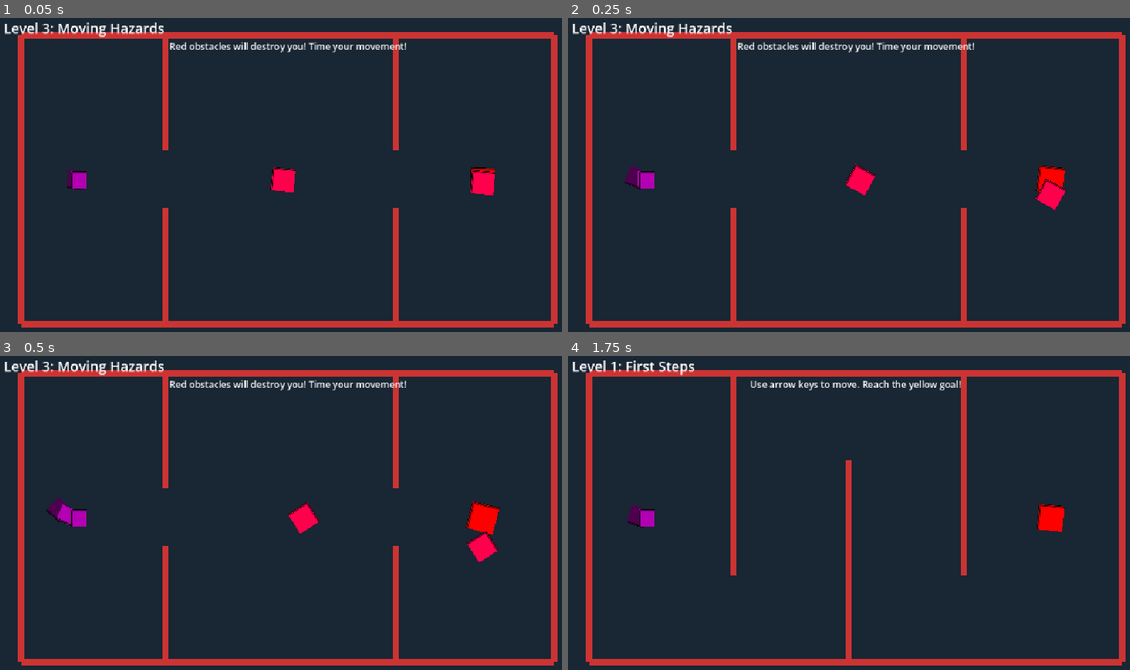
Above: before the commit, frames 1-4 (two rows, left to right).
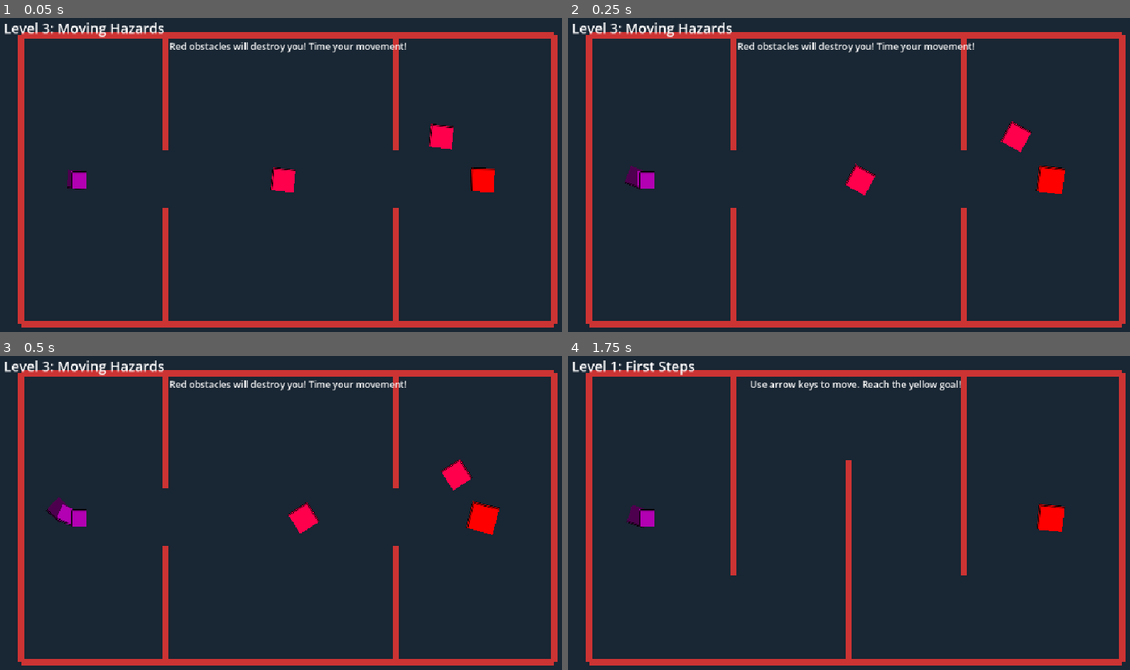
Above: after the commit, the same moments.

Repository: josephhagancreative/rotasnake
Game: Godot game, scene res://levels/Level3.tscn
The game is run twice, just before and just after one commit, with the same random seed, the same clock (stepped at 60 frames per second) and the same inputs. This scene is started directly instead of the project's main scene.
Inputs:
- Up to frame 1 (0.05 s): no input
- Up to frame 2 (0.25 s): no input
- Up to frame 3 (0.5 s): no input
- Up to frame 4 (1.75 s): tap Enter (ui_accept) at 0.5, 0.77, 1.52 s; hold Right (ui_right) 0.53-1.28 s; hold Down (ui_down) from 1.28 s (still down)

The runs differ from the first frame. In frame 1, 0.6% of the frame differs, in the area x 76-89%, y 33-57%; in frame 2, 0.6%; in frame 3, 0.6%; in frame 4, nothing differs.

Commit message:
Update levels 1-3

Diff:
--- a/BaseLevel.tscn
+++ b/BaseLevel.tscn
@@ -1,6 +1,6 @@
-[gd_scene load_steps=4 format=3]
+[gd_scene load_steps=4 format=3 uid="uid://3qrl1u48x8q"]
 
-[ext_resource type="Script" path="res://BaseLevel.gd" id="1"]
+[ext_resource type="Script" uid="uid://cbp0251bhf1bp" path="res://BaseLevel.gd" id="1"]
 [ext_resource type="PackedScene" path="res://Goal.tscn" id="2"]
 
 [sub_resource type="LabelSettings" id="LabelSettings_1"]
--- a/Goal.tscn
+++ b/Goal.tscn
@@ -1,6 +1,6 @@
-[gd_scene load_steps=4 format=3]
+[gd_scene load_steps=4 format=3 uid="uid://dkuo3dr0qemao"]
 
-[ext_resource type="Script" path="res://Goal.gd" id="1"]
+[ext_resource type="Script" uid="uid://spt1n08pefw3" path="res://Goal.gd" id="1"]
 
 [sub_resource type="RectangleShape2D" id="RectangleShape2D_1"]
 size = Vector2(40, 40)
--- a/MovingObstacle.gd
+++ b/MovingObstacle.gd
@@ -2,7 +2,7 @@
 class_name MovingObstacle
 
 @export var move_speed = 100.0
-@export var move_pattern = "horizontal"  # "horizontal", "vertical", "circular"
+@export var move_pattern = "horizontal"  # "horizontal", "vertical", "circular", "square"
 @export var move_distance = 200.0
 
 @onready var sprite = $Sprite2D
@@ -12,6 +12,8 @@
 var start_position: Vector2
 var time: float = 0.0
 var direction: int = 1
+var square_phase: int = 0  # 0=right, 1=down, 2=left, 3=up
+var phase_distance: float = 0.0
 
 func _ready():
 	start_position = position
@@ -31,14 +33,16 @@
 
 	match move_pattern:
 		"horizontal":
+			if abs(position.x - start_position.x) >= move_distance:
+				direction *= -1
 			velocity.x = move_speed * direction
-			if abs(position.x - start_position.x) > move_distance:
-				direction *= -1
+			velocity.y = 0
 
 		"vertical":
+			if abs(position.y - start_position.y) >= move_distance:
+				direction *= -1
 			velocity.y = move_speed * direction
-			if abs(position.y - start_position.y) > move_distance:
-				direction *= -1
+			velocity.x = 0
 
 		"circular":
 			var angle = time * move_speed * 0.01
@@ -49,6 +53,38 @@
 			velocity = Vector2.ZERO  # Don't use move_and_slide for circular
 			return
 
+		"square":
+			var half_dist = move_distance * 0.5
+			match square_phase:
+				0:  # Moving right
+					velocity.x = move_speed
+					velocity.y = 0
+					phase_distance += move_speed * delta
+					if phase_distance >= half_dist:
+						square_phase = 1
+						phase_distance = 0.0
+				1:  # Moving down
+					velocity.x = 0
+					velocity.y = move_speed
+					phase_distance += move_speed * delta
+					if phase_distance >= half_dist:
+						square_phase = 2
+						phase_distance = 0.0
+				2:  # Moving left
+					velocity.x = -move_speed
+					velocity.y = 0
+					phase_distance += move_speed * delta
+					if phase_distance >= half_dist:
+						square_phase = 3
+						phase_distance = 0.0
+				3:  # Moving up
+					velocity.x = 0
+					velocity.y = -move_speed
+					phase_distance += move_speed * delta
+					if phase_distance >= half_dist:
+						square_phase = 0
+						phase_distance = 0.0
+
 	move_and_slide()
 
 	# Rotate sprite for visual effect
--- a/MovingObstacle.tscn
+++ b/MovingObstacle.tscn
@@ -1,6 +1,6 @@
-[gd_scene load_steps=5 format=3]
+[gd_scene load_steps=5 format=3 uid="uid://toft1u0c4j0w"]
 
-[ext_resource type="Script" path="res://MovingObstacle.gd" id="1"]
+[ext_resource type="Script" uid="uid://banjrbtwdyu68" path="res://MovingObstacle.gd" id="1"]
 
 [sub_resource type="CircleShape2D" id="CircleShape2D_1"]
 radius = 20.0
--- a/TailSegment.tscn
+++ b/TailSegment.tscn
@@ -1,6 +1,6 @@
-[gd_scene load_steps=4 format=3]
+[gd_scene load_steps=4 format=3 uid="uid://drdy7phf6ngoe"]
 
-[ext_resource type="Script" path="res://tail_segment.gd" id="1"]
+[ext_resource type="Script" uid="uid://4ga8n43xwirn" path="res://tail_segment.gd" id="1"]
 
 [sub_resource type="CircleShape2D" id="CircleShape2D_1"]
 radius = 14.0
@@ -18,6 +18,6 @@
 
 [node name="Sprite2D" type="Sprite2D" parent="."]
 texture = SubResource("PlaceholderTexture2D_1")
-modulate = Color(0.7, 0.7, 0.7, 1.0)
+modulate = Color(0.7, 0.7, 0.7, 1)
 
 [connection signal="area_entered" from="." to="." method="_on_area_entered"]
--- a/levels/Level3.gd
+++ b/levels/Level3.gd
@@ -43,13 +43,27 @@
 	obstacle1.move_speed = 80
 	add_child(obstacle1)
 
-	# Vertical moving obstacle
+	# Square obstacle orbiting around the goal area
 	var obstacle2 = obstacle_scene.instantiate()
-	obstacle2.position = Vector2(850, 300)
-	obstacle2.move_pattern = "vertical"
-	obstacle2.move_distance = 150
-	obstacle2.move_speed = 100
+	obstacle2.position = Vector2(775, 225)  # Top-left corner of tighter orbit square
+	obstacle2.move_pattern = "square"
+	obstacle2.move_distance = 300  # Creates 150x150 square around goal with 25px clearance
+	obstacle2.move_speed = 60
 	add_child(obstacle2)
+
+	# Debug: Log goal and obstacle positions
+	print("=== LEVEL 3 DEBUG ===")
+	print("Goal position: ", goal.position)
+	print("Goal bounds: ", goal.position - Vector2(20, 20), " to ", goal.position + Vector2(20, 20))
+	print("Goal + 25px clearance zone: ", goal.position - Vector2(45, 45), " to ", goal.position + Vector2(45, 45))
+	print("Obstacle2 start: ", obstacle2.position)
+	print("Obstacle2 move_distance: ", obstacle2.move_distance, " (half_dist: ", obstacle2.move_distance * 0.5, ")")
+	var half_dist = obstacle2.move_distance * 0.5
+	print("Square corners will be:")
+	print("  1: ", obstacle2.position)
+	print("  2: ", obstacle2.position + Vector2(half_dist, 0))
+	print("  3: ", obstacle2.position + Vector2(half_dist, half_dist))
+	print("  4: ", obstacle2.position + Vector2(0, half_dist))
 
 func create_wall_line(start: Vector2, end: Vector2):
 	var line = Line2D.new()
--- a/project.godot
+++ b/project.godot
@@ -81,4 +81,4 @@
 
 renderer/rendering_method="gl_compatibility"
 renderer/rendering_method.mobile="gl_compatibility"
-environment/defaults/default_clear_color=Color(0.1, 0.15, 0.2, 1.0)
+environment/defaults/default_clear_color=Color(0.1, 0.15, 0.2, 1)
Not shown: 1 places in levels/Level1.tscn that only renumber resources
Not shown: 1 places in levels/Level2.tscn that only renumber resources
Not shown: 1 places in levels/Level3.tscn that only renumber resources
Not shown, added: CLAUDE.md
